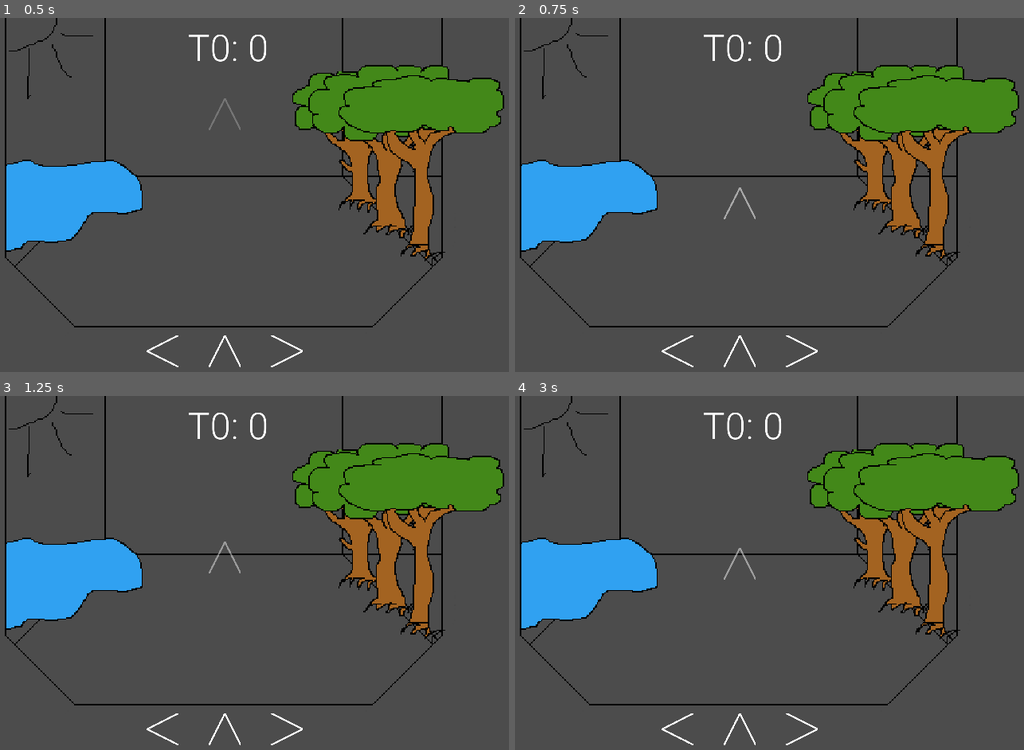
Above: before the commit, frames 1-4 (two rows, left to right).
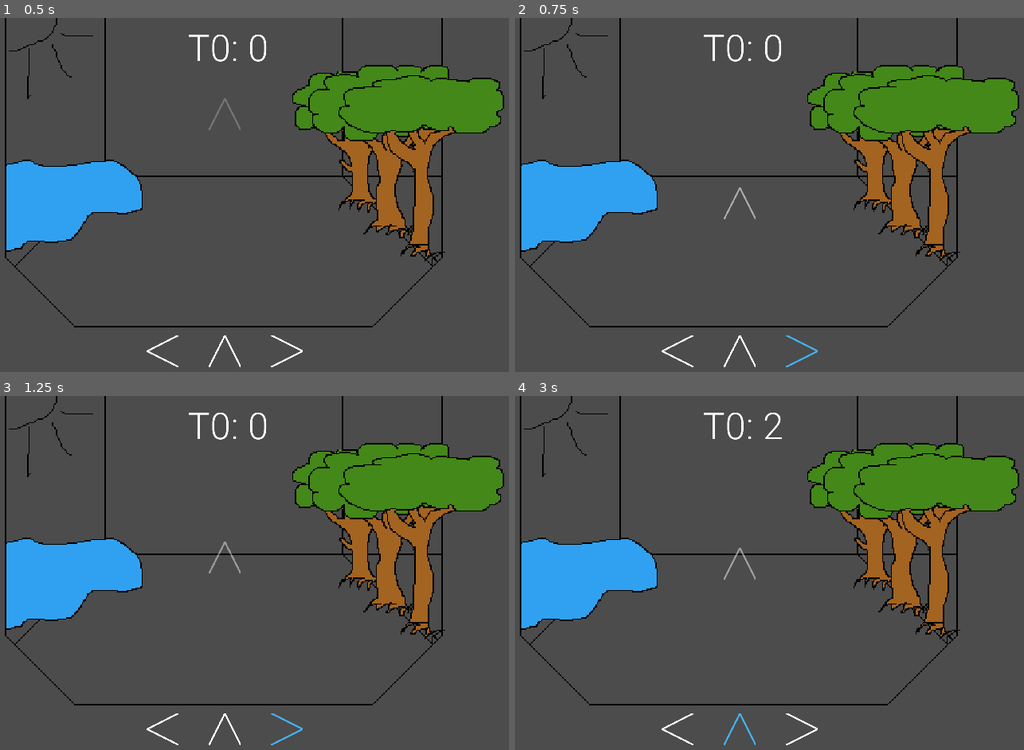
Above: after the commit, the same moments.

Repository: Sntx626/GameJam5
Game: Godot game, scene res://Scenes/MainScene.tscn
Two runs of this game, one before a commit and one after it. Both use one fixed random seed, a clock stepped at 60 frames per second and the inputs below.
Inputs:
- Up to frame 1 (0.5 s): no input
- Up to frame 2 (0.75 s): tap Enter at 0.5 s; hold Right (A_right) from 0.53 s (still down)
- Up to frame 3 (1.25 s): keep holding Right (A_right)
- Up to frame 4 (3 s): release Right (A_right) at 1.28 s; hold Left (A_left) 1.28-2.03 s; hold Right (A_right) 2.03-2.78 s; hold Up (A_up) from 2.78 s (still down)

Frame 1 is identical in both runs. In frame 2, less than 0.1% of the frame differs, in the area x 53-60%, y 89-99%; in frame 3, less than 0.1%; in frame 4, 0.2%, in the area x 41-53%, y 4-99%.

Commit message:
Added Press indication

Diff:
--- a/Scenes/UI.gd
+++ b/Scenes/UI.gd
@@ -14,6 +14,11 @@
 var arrow_up_list = [];
 var arrow_right_list = [];
 var arrow_left_list = [];
+
+
+var arrow_up_pressed = false;
+var arrow_right_pressed = false;
+var arrow_left_pressed = false;
 
 var template = load("res://Scenes/TemplateGhostArrow.tscn");
 func _ready():
@@ -69,17 +74,35 @@
 		updateCombo(0, true)
 		row.remove(0)
 
-
+func setArrowColor(arrow, r, g, b):
+	arrow.modulate.r = r/255.0;
+	arrow.modulate.g = g/255.0;
+	arrow.modulate.b = b/255.0;
 
 func _process(delta):
 	timeCollapsed += delta * 1000;
-	if (Input.is_action_just_released("A_up")):
+	if (Input.is_action_just_pressed("A_up") && not arrow_up_pressed):
+		setArrowColor($UI/ArrowTop, 66, 179, 245);
+		arrow_up_pressed = true;
 		pressedRowEvent(arrow_up_list);
-	if (Input.is_action_just_released("A_left")):
+	if (Input.is_action_just_pressed("A_left") && not arrow_left_pressed):
+		setArrowColor($UI/ArrowLeft, 66, 179, 245);
+		arrow_left_pressed = true;
 		pressedRowEvent(arrow_left_list);
-	if (Input.is_action_just_released("A_right")):
+	if (Input.is_action_just_pressed("A_right") && not arrow_right_pressed):
+		setArrowColor($UI/ArrowRight, 66, 179, 245);
+		arrow_right_pressed = true;
 		pressedRowEvent(arrow_right_list);
 
+	if (Input.is_action_just_released("A_up") && arrow_up_pressed):
+		setArrowColor($UI/ArrowTop, 255, 255, 255);
+		arrow_up_pressed = false;
+	if (Input.is_action_just_released("A_left") && arrow_left_pressed):
+		setArrowColor($UI/ArrowLeft, 255, 255, 255);
+		arrow_left_pressed = false;
+	if (Input.is_action_just_released("A_right") && arrow_right_pressed):
+		setArrowColor($UI/ArrowRight, 255, 255, 255);
+		arrow_right_pressed = false;
 	while (timeCollapsed > frequenz):
 		tick += 1;
 		timeCollapsed -= frequenz;
